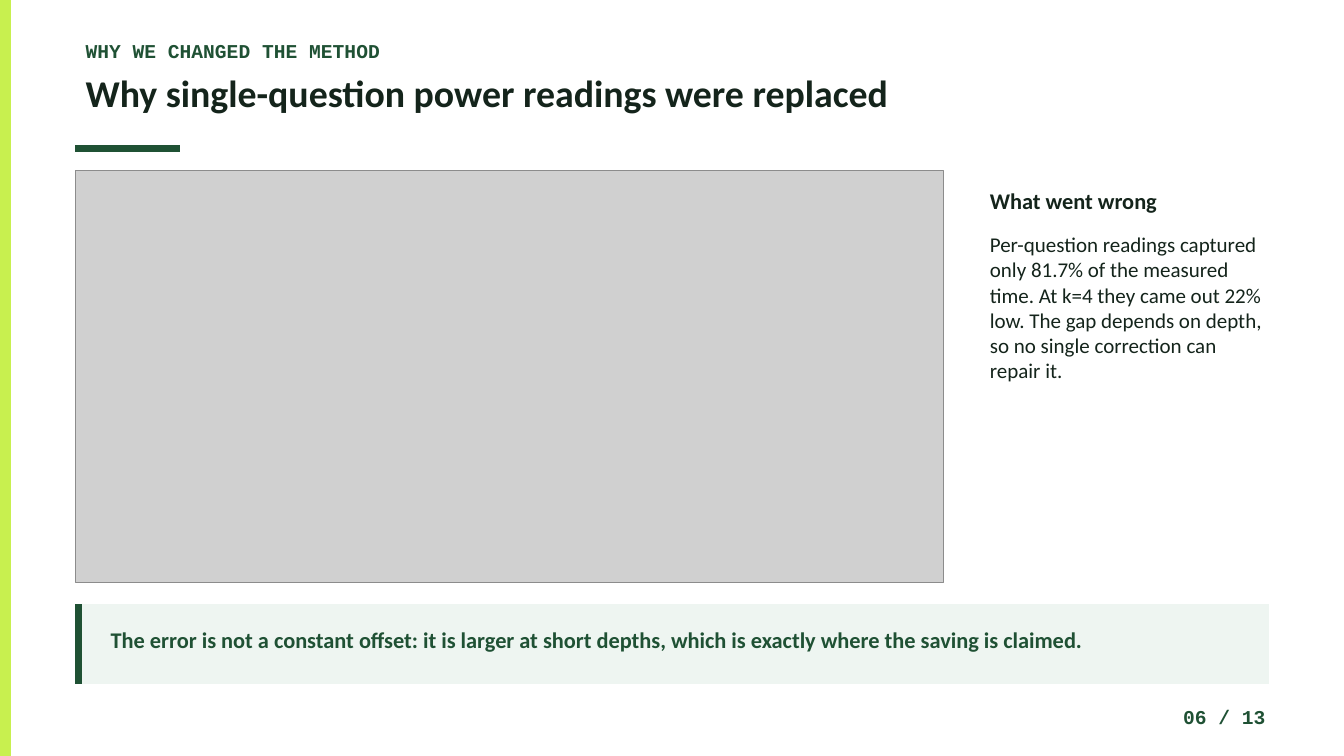
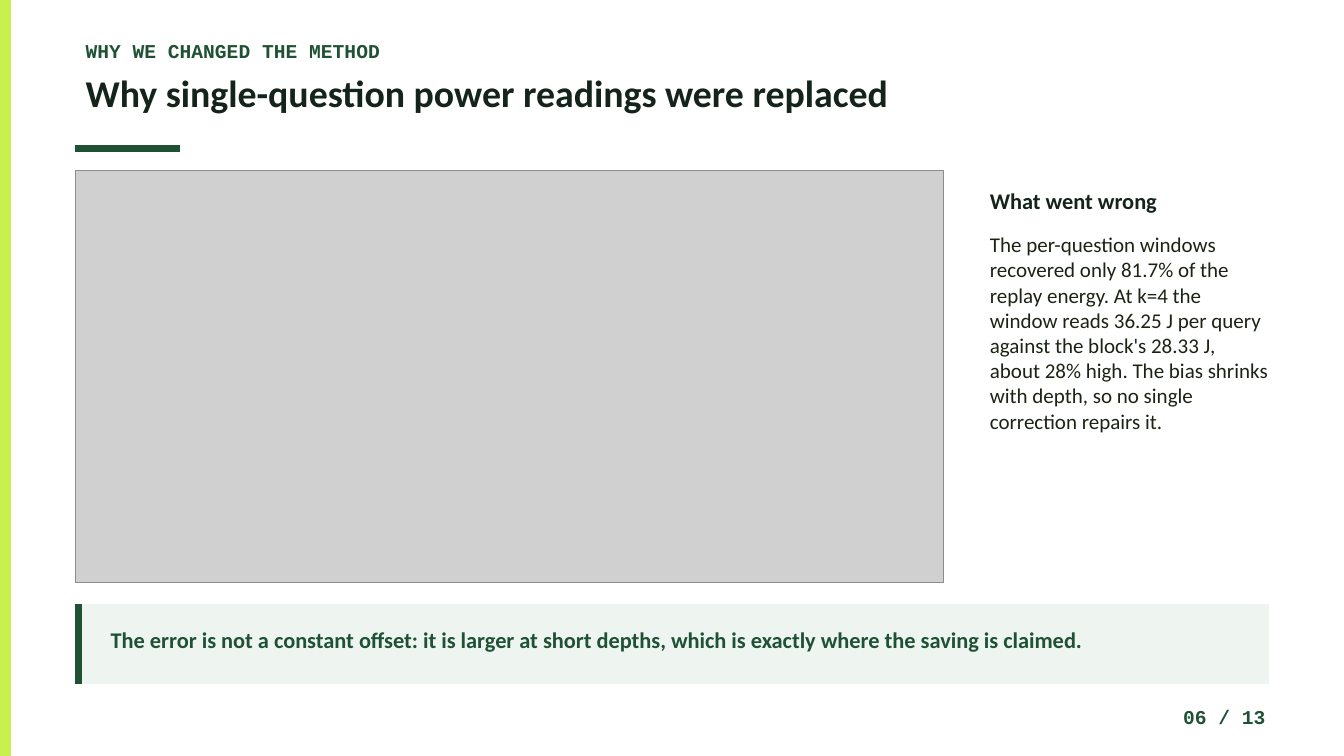
Before and after one commit to Atik203/energy-optimal-rag, a slide deck: slide 6 of Slides/Energy_Methodology_Presentation.pptx. Drawn at 1344x756 pixels with LibreOffice and Linux fonts; fonts in the diff are those of the drawing; grey boxes stand for pictures. Boxes give left, top, right and bottom in pixels: in the first picture for what was removed or moved away, otherwise in the second. Text is boxed around its words. In the diff, an @@ line names an element or a change of style, - is before the commit and + after.

```diff
--- a/Slides/Energy_Methodology_Presentation.pptx
+++ b/Slides/Energy_Methodology_Presentation.pptx
@@ text at bbox=[990, 237, 1268, 433]: text changed; text colour #14241B to #1B2414 @@
-Per-question readings captured only 81.7% of the measured time. At k=4 they came out 22% low. The gap depends on depth, so no single correction can repair it.
+The per-question windows recovered only 81.7% of the replay energy. At k=4 the window reads 36.25 J per query against the block's 28.33 J, about 28% high. The bias shrinks with depth, so no single correction repairs it.
```
Also in this commit, not shown: 6 other slides changed, 22 other files.
